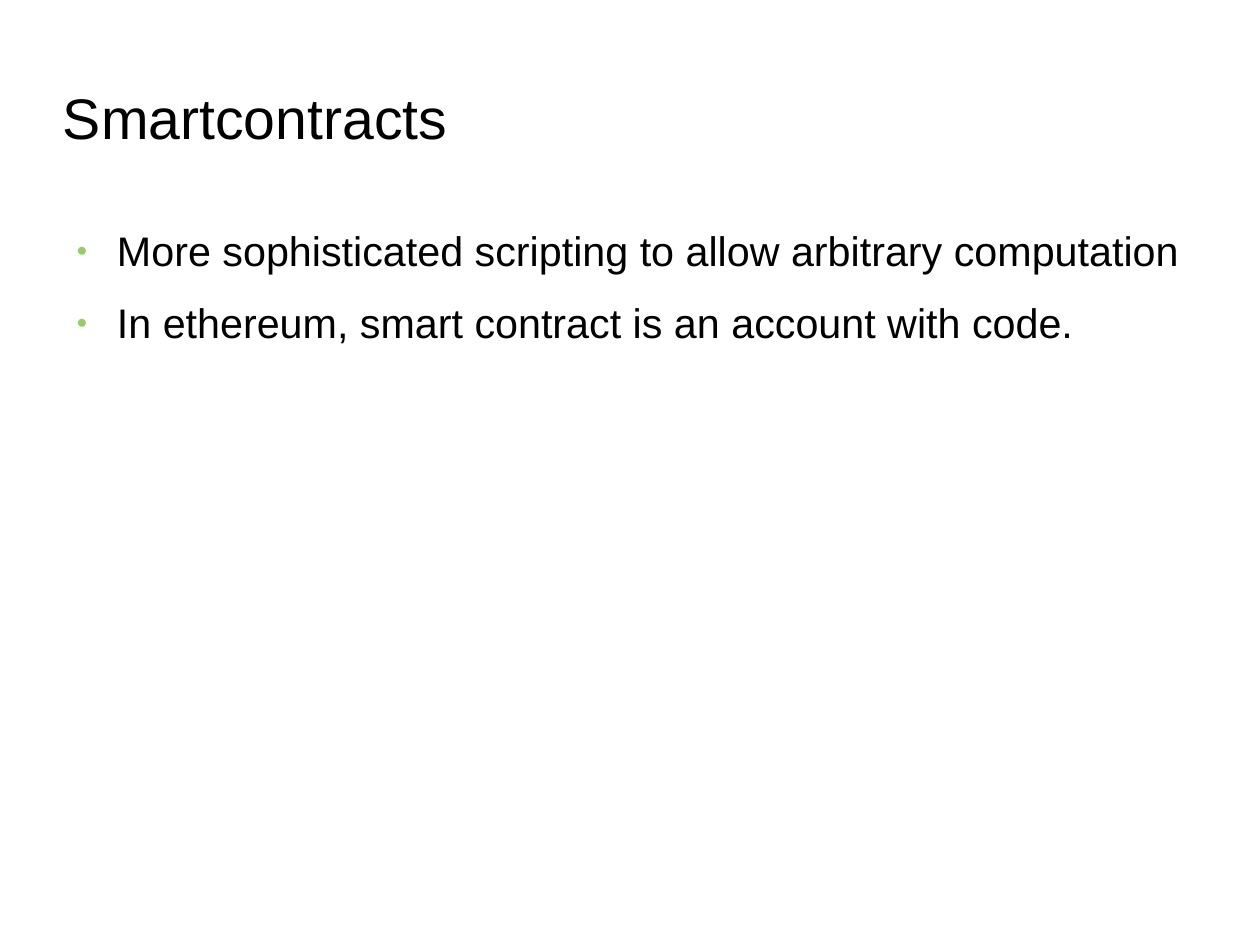
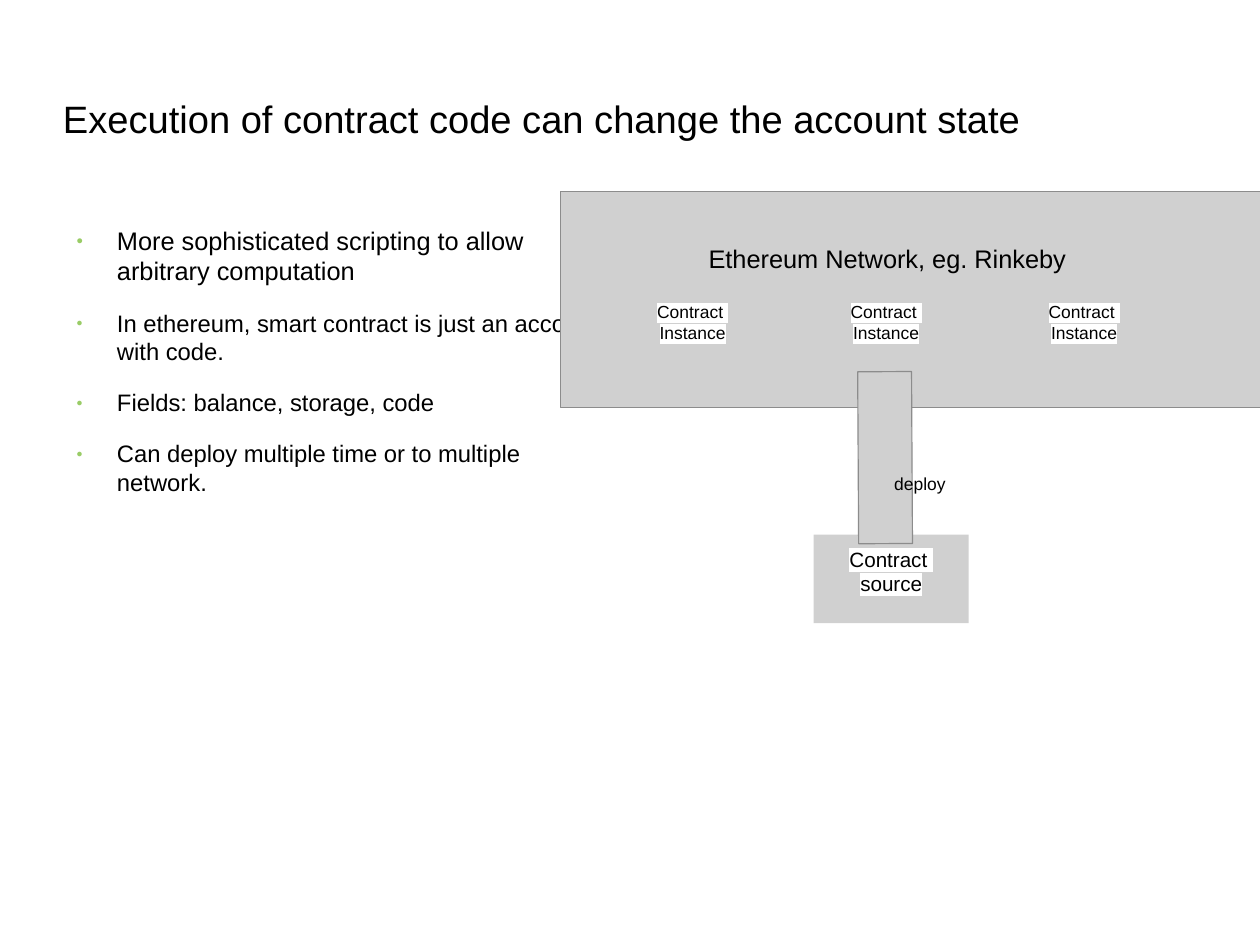
Before and after one commit to s2-t2/blockchain_reputation_system, a slide deck: slide 9 of documents/Presentation/Presentation.odp (slide 11 before the commit). Drawn at 1260x945 pixels with LibreOffice and Linux fonts; fonts in the diff are those of the drawing; grey boxes stand for pictures; background and template pictures are left out. Boxes give left, top, right and bottom in pixels: in the first picture for what was removed or moved away, otherwise in the second. Text is boxed around its words. In the diff, an @@ line names an element or a change of style, - is before the commit and + after.

Commit message:
presentation slides updated

```diff
--- a/documents/Presentation/Presentation.odp
+++ b/documents/Presentation/Presentation.odp
@@ title removed at (63,99,447,140) @@
-Smartcontracts
@@ title added at (63,105,1020,141), 24 pt, text #000000 @@
+Execution of contract code can change the account state
@@ picture added at (560,191,1260,407) @@
@@ text at (117,231,524,286): size 26 to 16 pt in "More sophisticated scripting to allow arbitrary computation" @@
@@ text added at (709,249,1065,274), 16 pt, text #000000 @@
+Ethereum Network, eg. Rinkeby
@@ picture added at (619,279,767,366), 11 pt, text #000000 @@
+Contract
+Instance
@@ picture added at (812,279,960,366), 11 pt, text #000000 @@
+Contract
+Instance
@@ picture added at (1011,279,1159,366), 11 pt, text #000000 @@
+Contract
+Instance
@@ text at (117,313,598,492): text changed; size 26 to 15 pt @@
-● In ethereum, smart contract is an account with code.
+● In ethereum, smart contract is just an account with code.
+● Fields: balance, storage, code
+● Can deploy multiple time or to multiple network.
@@ picture added at (858,372,912,544) @@
@@ text added at (894,476,945,494), 11 pt, text #000000 @@
+deploy
@@ picture added at (814,535,970,623), 13 pt, text #000000 @@
+Contract
+source
```
Also in this commit, not shown: 11 other slides changed, 7 slides added, 8 slides removed, 4 other files.
